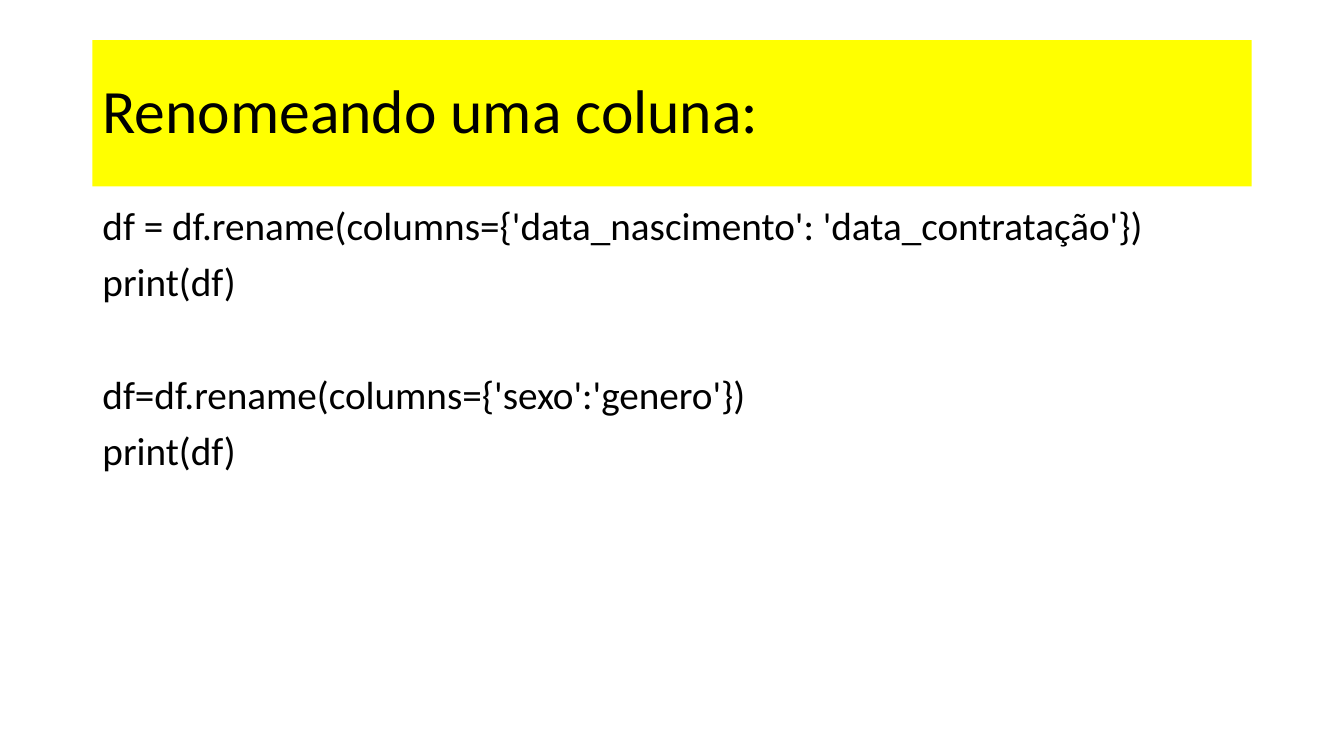
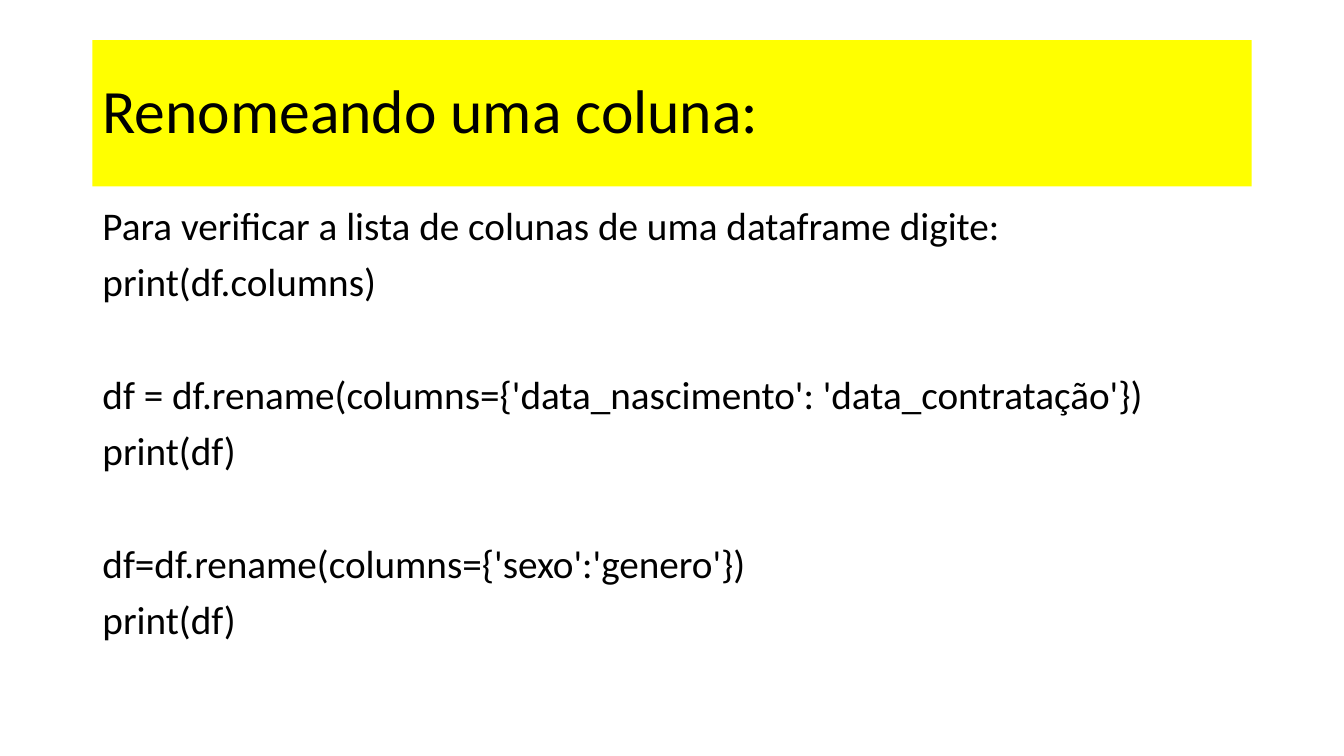
Before and after one commit to dourivaljunior/Curso-de-Python, a slide deck: slide 19 of curso_Ciência_de_Dados_aula_02_pandas.pptx. Drawn at 1344x756 pixels with LibreOffice and Linux fonts; fonts in the diff are those of the drawing. Boxes give left, top, right and bottom in pixels: in the first picture for what was removed or moved away, otherwise in the second. Text is boxed around its words. In the diff, an @@ line names an element or a change of style, - is before the commit and + after.

```diff
--- a/curso_Ciência_de_Dados_aula_02_pandas.pptx
+++ b/curso_Ciência_de_Dados_aula_02_pandas.pptx
@@ text at (x1=102, y1=212, x2=1000, y2=303): paragraphs added @@
+Para verificar a lista de colunas de uma dataframe digite:
+print(df.columns)
```
Also in this commit, not shown: 3 other slides changed.
